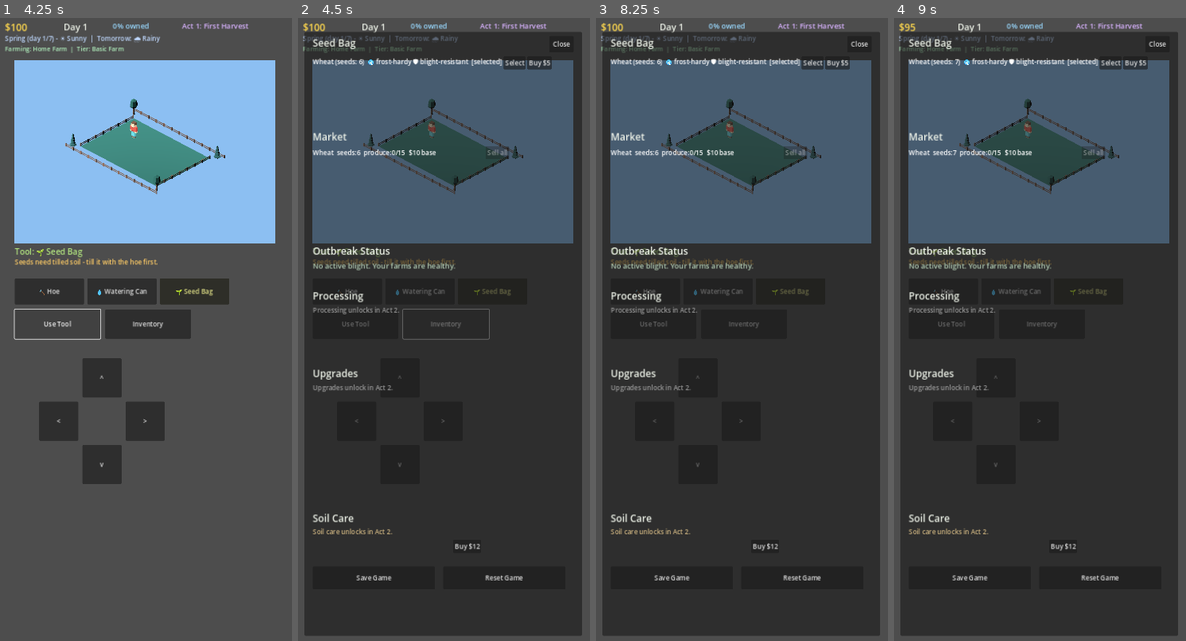
Above: before the commit, frames 1-4 (left to right).
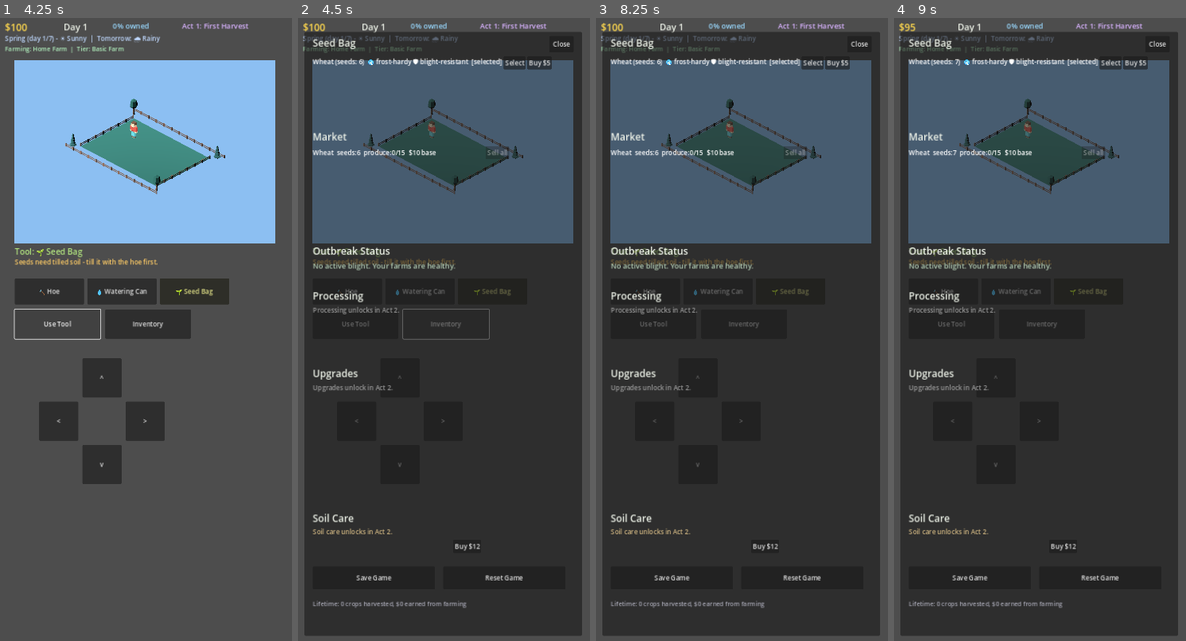
Above: after the commit, the same moments.

Repository: JLA92-bit/JLAProjects
Game: Godot game, scene res://scenes/Main.tscn
The game is run twice, just before and just after one commit, with the same random seed, the same clock (stepped at 60 frames per second) and the same inputs.
Inputs:
- Up to frame 1 (4.25 s): click "Continue" at 0.5 s; click "🔨 Hoe" at 1.25 s; click "💧 Watering Can" at 2 s; click "🌱 Seed Bag" at 2.75 s; click "Use Tool" at 3.5 s
- Up to frame 2 (4.5 s): click "Inventory" at 4.25 s
- Up to frame 3 (8.25 s): click "^" at 5 s; click "v" at 5.75 s; click "<" at 6.5 s; click ">" at 7.25 s; click "Select" at 8 s
- Up to frame 4 (9 s): click "Buy $5" at 8.75 s

Frame 1 is identical in both runs. In frame 2, 0.2% of the frame differs, in the area x 5-58%, y 93-95%; in frame 3, 0.2%; in frame 4, 0.2%.

Commit message:
Track lifetime harvest/earnings stats

Diff:
--- a/godot/scripts/Main.gd
+++ b/godot/scripts/Main.gd
@@ -223,6 +223,8 @@
 var selected_tool := "hoe"
 var current_act := 0 # index into ACTS
 var victory_shown := false
+var lifetime_harvested := 0 # total crop units ever harvested, never decreases
+var lifetime_earned := 0 # total $ ever earned selling crops/processed goods, never decreases
 var owned_upgrades := {} # upgrade key -> bool
 var active_event := {} # {} = none, else {"crop":key, "multiplier":float, "days_left":int}
 var season_idx := 0
@@ -277,6 +279,7 @@
 var blight_label: Label
 var soil_label: Label
 var fertilizer_label: Label
+var lifetime_stats_label: Label
 
 var map_panel: Panel
 var map_summary_label: Label
@@ -579,6 +582,7 @@
 					return
 				var quality = _harvest_quality(tile, sq, watered_enough)
 				produce[tile["crop"]][quality] += amount
+				lifetime_harvested += amount
 				_log("Harvested %dx %s (%s quality)%s." % [amount, CROPS[tile["crop"]]["name"], QUALITY_LABELS[quality], " - well-tended bonus!" if well_tended else ""])
 				tile["type"] = "soil"
 			var same_crop = tile.get("last_crop", "") == tile["crop"]
@@ -1256,6 +1260,7 @@
 
 	_add_button(inventory_panel, "Save Game", Vector2(20, 1310), Vector2(300, 56), _on_save_button_pressed)
 	_add_button(inventory_panel, "Reset Game", Vector2(340, 1310), Vector2(300, 56), func(): _reset_game())
+	lifetime_stats_label = _add_label(inventory_panel, "", Vector2(20, 1390), Vector2(640, 26), 15, Color(0.65, 0.65, 0.7))
 
 func _build_map_panel(layer: CanvasLayer) -> void:
 	map_panel = Panel.new()
@@ -1409,6 +1414,7 @@
 				earnings += n * price
 				produce[key][q] = 0
 			cash += earnings
+			lifetime_earned += earnings
 			_log("Sold %d %s for $%d." % [amount, crop["name"], earnings])
 			_check_act_progress()
 			_refresh_all()
@@ -1471,6 +1477,7 @@
 			sell_btn2.pressed.connect(func():
 				var earnings = amount * price
 				cash += earnings
+				lifetime_earned += earnings
 				processed_goods[product] = 0
 				_log("Sold %d %s for $%d." % [amount, product.capitalize(), earnings])
 				_refresh_all()
@@ -1534,6 +1541,7 @@
 	else:
 		soil_label.text = "Avg soil quality on this plot: %d%% (%s)" % [int(round(_avg_soil_quality())), _soil_quality_label(_avg_soil_quality())]
 		fertilizer_label.text = "Fertilizer: %d in stock (+%d%% quality per use)" % [fertilizer, int(SOIL_FERTILIZE_BOOST)]
+	lifetime_stats_label.text = "Lifetime: %d crops harvested, $%d earned from farming" % [lifetime_harvested, lifetime_earned]
 
 func _avg_soil_quality() -> float:
 	var total := 0.0
@@ -1698,6 +1706,7 @@
 		"processed_goods": processed_goods, "prices": prices,
 		"selected_crop": selected_crop, "selected_tool": selected_tool,
 		"current_act": current_act, "victory_shown": victory_shown,
+		"lifetime_harvested": lifetime_harvested, "lifetime_earned": lifetime_earned,
 		"season_idx": season_idx, "season_day": season_day,
 		"current_weather": current_weather, "forecast_weather": forecast_weather,
 		"plots": plots, "active_plot_id": active_plot_id, "regions": regions,
@@ -1751,6 +1760,8 @@
 	selected_tool = parsed.get("selected_tool", selected_tool)
 	current_act = clampi(int(parsed.get("current_act", current_act)), 0, ACTS.size() - 1)
 	victory_shown = parsed.get("victory_shown", victory_shown)
+	lifetime_harvested = int(parsed.get("lifetime_harvested", lifetime_harvested))
+	lifetime_earned = int(parsed.get("lifetime_earned", lifetime_earned))
 	season_idx = clampi(int(parsed.get("season_idx", season_idx)), 0, SEASONS.size() - 1)
 	season_day = clampi(int(parsed.get("season_day", season_day)), 0, SEASON_LENGTH - 1)
 	current_weather = parsed.get("current_weather", current_weather)
@@ -1804,6 +1815,8 @@
 	selected_tool = "hoe"
 	current_act = 0
 	victory_shown = false
+	lifetime_harvested = 0
+	lifetime_earned = 0
 	player_pos = Vector2(TILE * 2, TILE * 2)
 	tiles.clear()
 	regions.clear()
